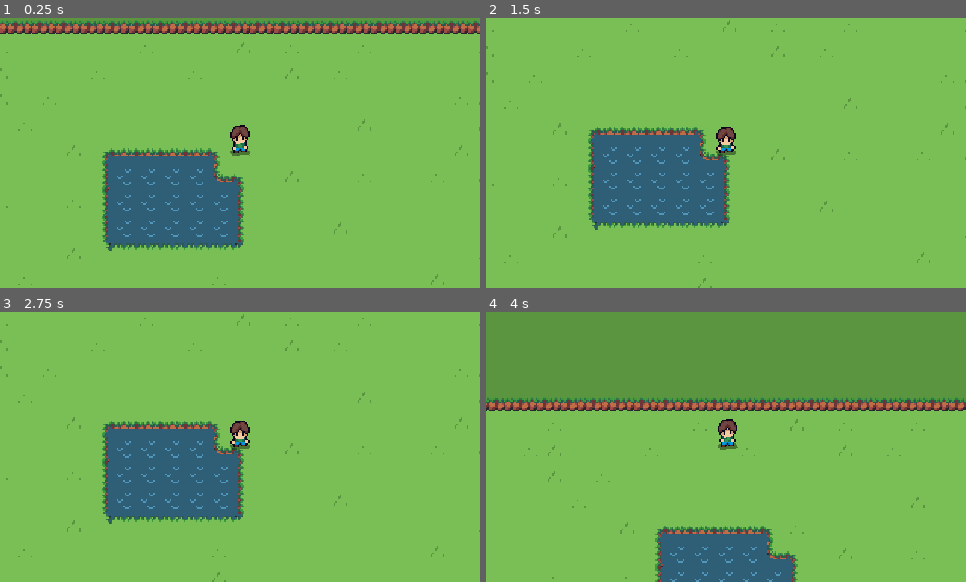
Above: before the commit, frames 1-4 (two rows, left to right).
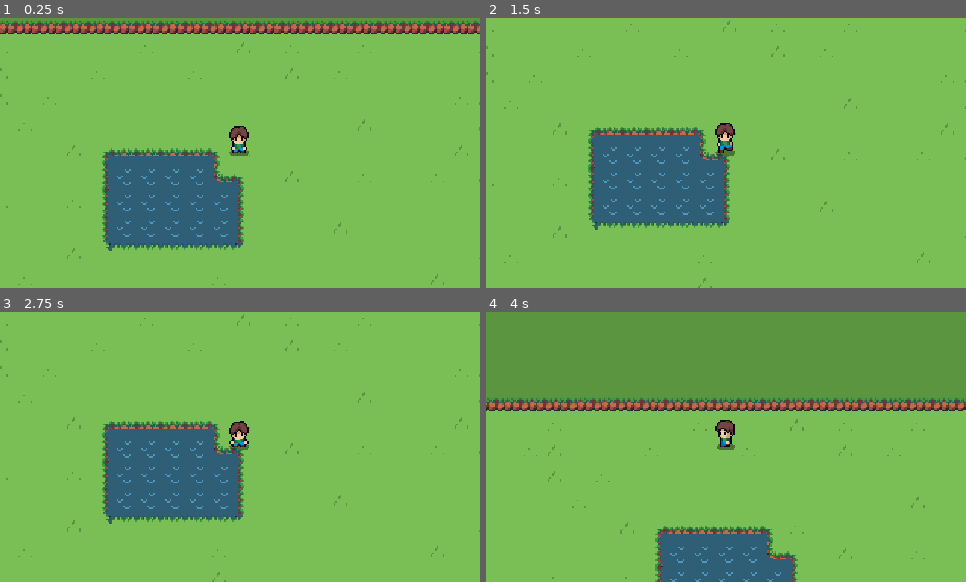
Above: after the commit, the same moments.

Repository: LescieuxM/FarmLife
Game: Godot game, scene res://node_2d.tscn
The game is run twice, just before and just after one commit, with the same random seed, the same clock (stepped at 60 frames per second) and the same inputs.
Inputs:
- Up to frame 1 (0.25 s): no input
- Up to frame 2 (1.5 s): tap Enter (ui_accept) at 0.5, 0.77, 1.25 s; hold Right 0.53-1.28 s; hold Q 0.53-1.28 s; hold Down from 1.28 s (still down); tap Z at 1.35 s
- Up to frame 3 (2.75 s): tap Enter (ui_accept) at 1.52 s; release Down at 2.03 s; hold Right from 2.03 s (still down); hold Q from 2.03 s (still down)
- Up to frame 4 (4 s): tap Enter (ui_accept) at 2.75, 3.02, 3.77 s; release Right at 2.78 s; release Q at 2.78 s; hold Up 2.78-3.53 s; tap Z at 2.85 s; hold Left from 3.53 s (still down); hold Q from 3.53 s (still down)

The runs differ from the first frame. In frame 1, 0.2% of the frame differs, in the area x 47-53%, y 39-52%; in frame 2, 0.3%, in the area x 47-53%, y 38-52%; in frame 3, 0.2%; in frame 4, 0.3%.

Commit message:
première animation v1

Diff:
--- a/scenes/Map.gd
+++ b/scenes/Map.gd
@@ -1,82 +1,54 @@
-## Génère aléatoirement des arbres et des pierres sur la map au lancement.
-## À attacher au Node2D racine de la scène de map (celui qui contient la TileMap).
-## Utilise la TileMap pour les limites et respecte une distance minimale entre objets.
-
 extends Node2D
 
-## Scène à instancier pour chaque arbre.
 @export var tree_scene: PackedScene
-## Scène à instancier pour chaque pierre.
 @export var rock_scene: PackedScene
-## Nombre d'arbres à générer.
 @export var tree_count: int = 30
-## Nombre de pierres à générer.
 @export var rock_count: int = 25
-## Distance minimale entre deux objets (pixels) pour éviter les superpositions.
 @export var min_distance: float = 32.0
 
-## Référence à la TileMap (enfant direct de ce node).
 @onready var tile_map: TileMap = $TileMap
-## Nœud YSort : les instances sont ajoutées ici pour le tri par Y (ordre d’affichage type Zelda).
 @onready var ysort_node: Node2D = $YSort
 
 
 func _ready() -> void:
-	_spawn_objects()
+	var bounds := _get_map_bounds_world()
+	var used: Array[Vector2] = []
+	_spawn_scenes(tree_scene, tree_count, bounds, used)
+	_spawn_scenes(rock_scene, rock_count, bounds, used)
 
 
-## Lance le spawn des arbres puis des pierres.
-func _spawn_objects() -> void:
-	var bounds := _get_map_bounds_world()
-	var used_positions: Array[Vector2] = []
-
-	_spawn_scenes(tree_scene, tree_count, bounds, used_positions)
-	_spawn_scenes(rock_scene, rock_count, bounds, used_positions)
-
-
-## Retourne le rectangle de la map en pixels (pour le tirage aléatoire).
 func _get_map_bounds_world() -> Rect2:
-	var used_rect: Rect2i = tile_map.get_used_rect()
-	if used_rect.has_area():
-		var top_left := tile_map.map_to_local(used_rect.position)
-		var bottom_right := tile_map.map_to_local(used_rect.end)
-		return Rect2(top_left, bottom_right - top_left)
+	var rect: Rect2i = tile_map.get_used_rect()
+	if rect.has_area():
+		var tl := tile_map.map_to_local(rect.position)
+		var br := tile_map.map_to_local(rect.end)
+		return Rect2(tl, br - tl)
 	return Rect2(-400.0, -400.0, 800.0, 800.0)
 
 
-## Instancie `count` scènes dans `bounds`, sans être plus proche que min_distance des `used_positions`.
-func _spawn_scenes(
-	scene: PackedScene,
-	count: int,
-	bounds: Rect2,
-	used_positions: Array[Vector2]
-) -> void:
+func _spawn_scenes(scene: PackedScene, count: int, bounds: Rect2, used: Array[Vector2]) -> void:
 	if scene == null:
 		return
-
-	var attempts_max := count * 50
-	var spawned := 0
-	var attempts := 0
-
-	while spawned < count and attempts < attempts_max:
-		attempts += 1
+	var max_attempts := count * 50
+	var n := 0
+	for _i in max_attempts:
+		if n >= count:
+			break
 		var pos := Vector2(
 			randf_range(bounds.position.x, bounds.end.x),
 			randf_range(bounds.position.y, bounds.end.y)
 		)
-		if _is_too_close_to_others(pos, used_positions):
+		if _too_close(pos, used):
 			continue
-
-		var instance := scene.instantiate()
-		instance.position = pos
-		ysort_node.add_child(instance)
-		used_positions.append(pos)
-		spawned += 1
+		var inst := scene.instantiate()
+		inst.position = pos
+		ysort_node.add_child(inst)
+		used.append(pos)
+		n += 1
 
 
-## True si `pos` est à moins de min_distance d’un point de `used_positions`.
-func _is_too_close_to_others(pos: Vector2, used_positions: Array[Vector2]) -> bool:
-	for used in used_positions:
-		if pos.distance_to(used) < min_distance:
+func _too_close(pos: Vector2, used: Array[Vector2]) -> bool:
+	for u in used:
+		if pos.distance_to(u) < min_distance:
 			return true
 	return false
--- a/scenes/World.tscn
+++ /dev/null
@@ -1,13 +0,0 @@
-[gd_scene format=3 uid="uid://stmn5immqpnc"]
-
-[ext_resource type="Script" path="res://scenes/World.gd" id="1_script"]
-[ext_resource type="PackedScene" path="res://scenes/Tree.tscn" id="2_tree"]
-[ext_resource type="PackedScene" path="res://scenes/Rock.tscn" id="3_rock"]
-
-[node name="World" type="Node2D" unique_id=1286527028]
-script = ExtResource("1_script")
-tree_scene = ExtResource("2_tree")
-rock_scene = ExtResource("3_rock")
-
-[node name="TileMap" type="TileMap" parent="." unique_id=654148428]
-format = 2
--- a/scenes/player.gd
+++ b/scenes/player.gd
@@ -42,7 +42,6 @@
 
 	velocity = direction * speed
 	move_and_slide()
-
 	_play_anim(_last_direction, direction != Vector2.ZERO)
 
 
@@ -67,16 +66,12 @@
 
 func _play_anim(direction: Vector2, walking: bool) -> void:
 	var prefix := "walk_" if walking else "idle_"
-	var anim_name: String
 	if direction.y > 0:
-		anim_name = prefix + "down"
+		anim_player.play(prefix + "down")
 		sprite.flip_h = false
 	elif direction.y < 0:
-		anim_name = prefix + "top"
+		anim_player.play(prefix + "top")
 		sprite.flip_h = false
 	else:
-		anim_name = prefix + "side"
-		# Spritesheet side = vers la droite ; on flip pour la gauche
+		anim_player.play(prefix + "side")
 		sprite.flip_h = direction.x < 0
-
-	anim_player.play(anim_name)
--- a/scenes/player.tscn
+++ b/scenes/player.tscn
@@ -7,40 +7,126 @@
 radius = 4.0000005
 height = 12.666668
 
-[sub_resource type="Animation" id="Animation_g2els"]
+[sub_resource type="Animation" id="Anim_RESET"]
 length = 0.001
 tracks/0/type = "value"
 tracks/0/imported = false
 tracks/0/enabled = true
 tracks/0/path = NodePath("Sprite2D:frame")
-tracks/0/interp = 1
+tracks/0/interp = 0
 tracks/0/loop_wrap = true
 tracks/0/keys = {
 "times": PackedFloat32Array(0),
 "transitions": PackedFloat32Array(1),
 "update": 1,
-"values": [16]
+"values": [0]
 }
 
-[sub_resource type="Animation" id="Animation_qhqgy"]
+[sub_resource type="Animation" id="Anim_idle_down"]
 resource_name = "idle_down"
+loop_mode = 1
 tracks/0/type = "value"
 tracks/0/imported = false
 tracks/0/enabled = true
 tracks/0/path = NodePath("Sprite2D:frame")
-tracks/0/interp = 1
+tracks/0/interp = 0
 tracks/0/loop_wrap = true
 tracks/0/keys = {
-"times": PackedFloat32Array(0, 0.16666667, 0.33333334, 0.53333336, 0.73333335, 0.93333334),
+"times": PackedFloat32Array(0, 0.2, 0.36666667, 0.56666666, 0.76666665, 0.93333334),
 "transitions": PackedFloat32Array(1, 1, 1, 1, 1, 1),
 "update": 1,
 "values": [0, 1, 2, 3, 4, 5]
 }
 
+[sub_resource type="Animation" id="Animation_g2els"]
+resource_name = "idle_side"
+loop_mode = 1
+tracks/0/type = "value"
+tracks/0/imported = false
+tracks/0/enabled = true
+tracks/0/path = NodePath("Sprite2D:frame")
+tracks/0/interp = 0
+tracks/0/loop_wrap = true
+tracks/0/keys = {
+"times": PackedFloat32Array(0, 0.2, 0.36666667, 0.56666666, 0.76666665, 0.93333334),
+"transitions": PackedFloat32Array(1, 1, 1, 1, 1, 1),
+"update": 1,
+"values": [6, 7, 8, 9, 10, 11]
+}
+
+[sub_resource type="Animation" id="Animation_qhqgy"]
+resource_name = "idle_up"
+loop_mode = 1
+tracks/0/type = "value"
+tracks/0/imported = false
+tracks/0/enabled = true
+tracks/0/path = NodePath("Sprite2D:frame")
+tracks/0/interp = 0
+tracks/0/loop_wrap = true
+tracks/0/keys = {
+"times": PackedFloat32Array(0, 0.2, 0.36666667, 0.56666666, 0.76666665, 0.93333334),
+"transitions": PackedFloat32Array(1, 1, 1, 1, 1, 1),
+"update": 1,
+"values": [12, 13, 14, 15, 16, 17]
+}
+
+[sub_resource type="Animation" id="Animation_dqkch"]
+resource_name = "walk_down"
+loop_mode = 1
+tracks/0/type = "value"
+tracks/0/imported = false
+tracks/0/enabled = true
+tracks/0/path = NodePath("Sprite2D:frame")
+tracks/0/interp = 0
+tracks/0/loop_wrap = true
+tracks/0/keys = {
+"times": PackedFloat32Array(0, 0.2, 0.36666667, 0.56666666, 0.76666665, 0.93333334),
+"transitions": PackedFloat32Array(1, 1, 1, 1, 1, 1),
+"update": 1,
+"values": [18, 19, 20, 21, 22, 23]
+}
+
+[sub_resource type="Animation" id="Animation_qlg0r"]
+resource_name = "walk_side"
+loop_mode = 1
+tracks/0/type = "value"
+tracks/0/imported = false
+tracks/0/enabled = true
+tracks/0/path = NodePath("Sprite2D:frame")
+tracks/0/interp = 0
+tracks/0/loop_wrap = true
+tracks/0/keys = {
+"times": PackedFloat32Array(0, 0.2, 0.36666667, 0.56666666, 0.76666665, 0.93333334),
+"transitions": PackedFloat32Array(1, 1, 1, 1, 1, 1),
+"update": 1,
+"values": [24, 25, 26, 27, 28, 29]
+}
+
+[sub_resource type="Animation" id="Animation_tuyoq"]
+resource_name = "walk_up"
+loop_mode = 1
+tracks/0/type = "value"
+tracks/0/imported = false
+tracks/0/enabled = true
+tracks/0/path = NodePath("Sprite2D:frame")
+tracks/0/interp = 0
+tracks/0/loop_wrap = true
+tracks/0/keys = {
+"times": PackedFloat32Array(0, 0.2, 0.36666667, 0.56666666, 0.76666665, 0.93333334),
+"transitions": PackedFloat32Array(1, 1, 1, 1, 1, 1),
+"update": 1,
+"values": [30, 31, 32, 33, 34, 35]
+}
+
 [sub_resource type="AnimationLibrary" id="AnimationLibrary_main"]
 _data = {
-&"RESET": SubResource("Animation_g2els"),
-&"idle_down": SubResource("Animation_qhqgy")
+&"RESET": SubResource("Anim_RESET"),
+&"idle_down": SubResource("Anim_idle_down"),
+&"idle_side": SubResource("Animation_g2els"),
+&"idle_up": SubResource("Animation_qhqgy"),
+&"walk_down": SubResource("Animation_dqkch"),
+&"walk_side": SubResource("Animation_qlg0r"),
+&"walk_up": SubResource("Animation_tuyoq")
 }
 
 [node name="Player" type="CharacterBody2D" unique_id=712417603]
@@ -48,11 +134,10 @@
 script = ExtResource("1_script")
 
 [node name="Sprite2D" type="Sprite2D" parent="." unique_id=888229606]
-position = Vector2(0.6666667, -7.3333335)
+position = Vector2(0, -7)
 texture = ExtResource("1_texture")
 hframes = 6
 vframes = 10
-frame = 16
 
 [node name="CollisionShape2D" type="CollisionShape2D" parent="." unique_id=1625924042]
 z_index = 1
--- a/shaders/water_wave_material.tres
+++ /dev/null
@@ -1,3 +0,0 @@
-[gd_resource type="ShaderMaterial" format=3 uid="uid://bc8ul3furh4w6"]
-
-[resource]
Binary file removed: art/character/sampleMoveDown/sampleMoveDown1.png
Not shown, removed: art/character/sampleMoveDown/sampleMoveDown1.png.import
Binary file removed: art/character/sampleMoveDown/sampleMoveDown2.png
Not shown, removed: art/character/sampleMoveDown/sampleMoveDown2.png.import
Binary file removed: art/character/sampleMoveDown/sampleMoveDown3.png
Not shown, removed: art/character/sampleMoveDown/sampleMoveDown3.png.import
Binary file removed: art/character/sampleMoveDown/sampleMoveDown4.png
Not shown, removed: art/character/sampleMoveDown/sampleMoveDown4.png.import
Binary file removed: art/character/sampleMoveLeft/sampleMoveLeft1.png
Not shown, removed: art/character/sampleMoveLeft/sampleMoveLeft1.png.import
Binary file removed: art/character/sampleMoveLeft/sampleMoveLeft2.png
Not shown, removed: art/character/sampleMoveLeft/sampleMoveLeft2.png.import
(and 20 more such lines)
